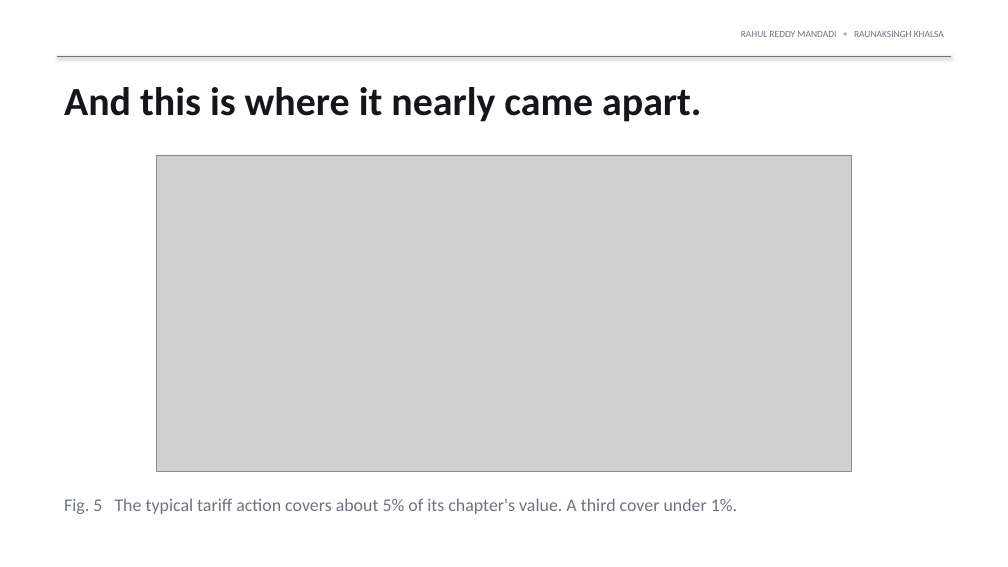
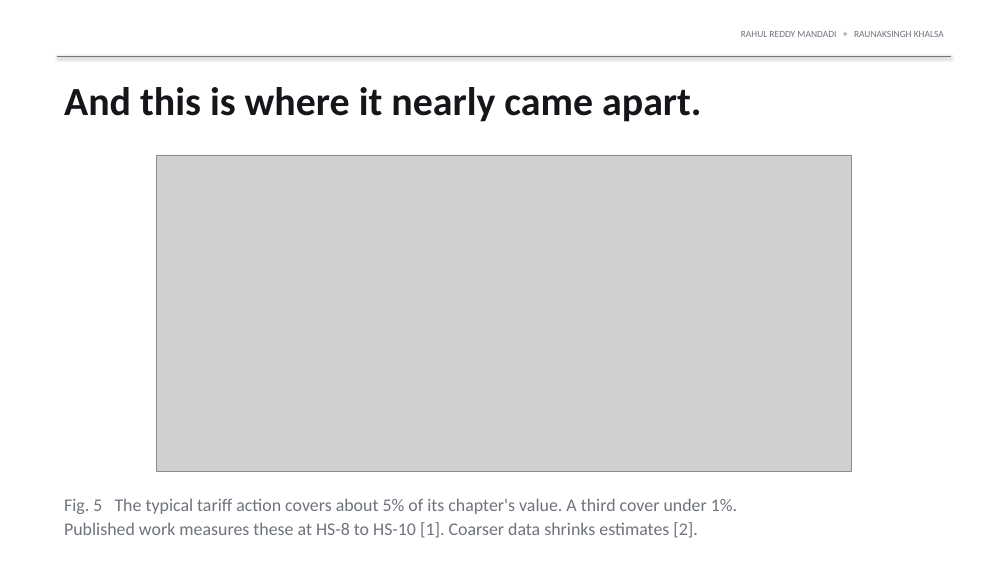
Before and after one commit to rahul-mandadi/tariff-rush, a slide deck: slide 7 of slides/Mandadi_Khalsa_Presentation1.pptx. Drawn at 1008x567 pixels with LibreOffice and Linux fonts; fonts in the diff are those of the drawing; grey boxes stand for pictures. Boxes give left, top, right and bottom in pixels: in the first picture for what was removed or moved away, otherwise in the second. Text is boxed around its words. In the diff, an @@ line names an element or a change of style, - is before the commit and + after.

```diff
--- a/slides/Mandadi_Khalsa_Presentation1.pptx
+++ b/slides/Mandadi_Khalsa_Presentation1.pptx
@@ text at (64,522,698,538): paragraph added @@
+Published work measures these at HS-8 to HS-10 [1]. Coarser data shrinks estimates [2].
```
Also in this commit, not shown: 1 slide added, 1 other file.
